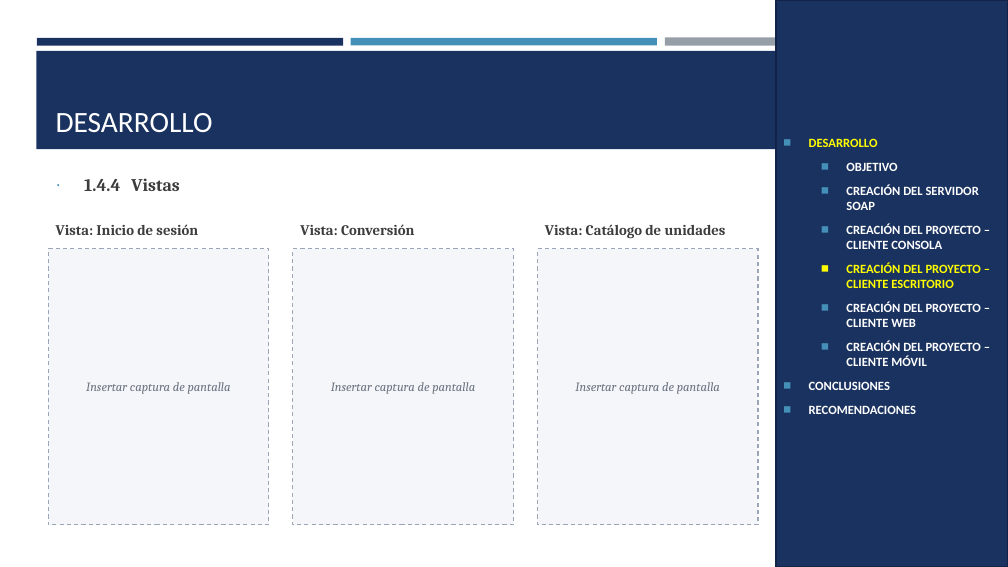
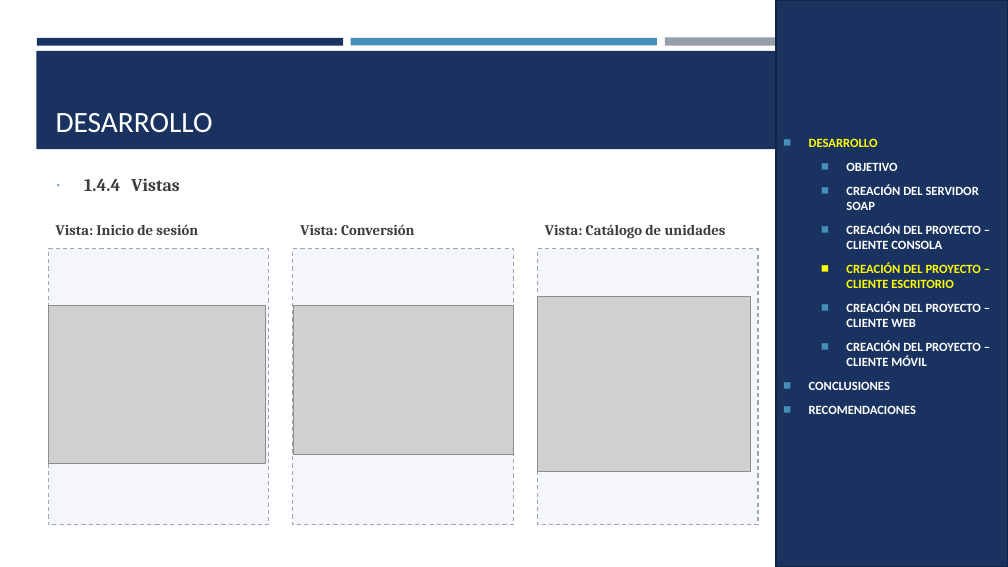
Before and after one commit to IMarcusDev/TI.1.1.-PAO202651_SOAP_JAVA_SINBDD_NRC_36883_GR04, a slide deck: slide 50 of 05. DOCUMENTACION/PRESENTACION TI.1.1. SOAP sin BDD en JAVA GR4.pptx. Drawn at 1008x567 pixels with LibreOffice and Linux fonts; fonts in the diff are those of the drawing; grey boxes stand for pictures. Boxes give left, top, right and bottom in pixels: in the first picture for what was removed or moved away, otherwise in the second. Text is boxed around its words. In the diff, an @@ line names an element or a change of style, - is before the commit and + after.

```diff
--- a/05. DOCUMENTACION/PRESENTACION TI.1.1. SOAP sin BDD en JAVA GR4.pptx
+++ b/05. DOCUMENTACION/PRESENTACION TI.1.1. SOAP sin BDD en JAVA GR4.pptx
@@ picture added at (x1=538, y1=296, x2=750, y2=471) @@
@@ picture added at (x1=48, y1=306, x2=266, y2=464) @@
@@ picture added at (x1=293, y1=306, x2=514, y2=454) @@
@@ text in rectangle at (x1=86, y1=382, x2=231, y2=394): text removed @@
-Insertar captura de pantalla
@@ text in rectangle at (x1=331, y1=382, x2=475, y2=394): text removed @@
-Insertar captura de pantalla
@@ text in rectangle at (x1=575, y1=382, x2=720, y2=394): text removed @@
-Insertar captura de pantalla
```
Also in this commit, not shown: 4 other slides changed.
